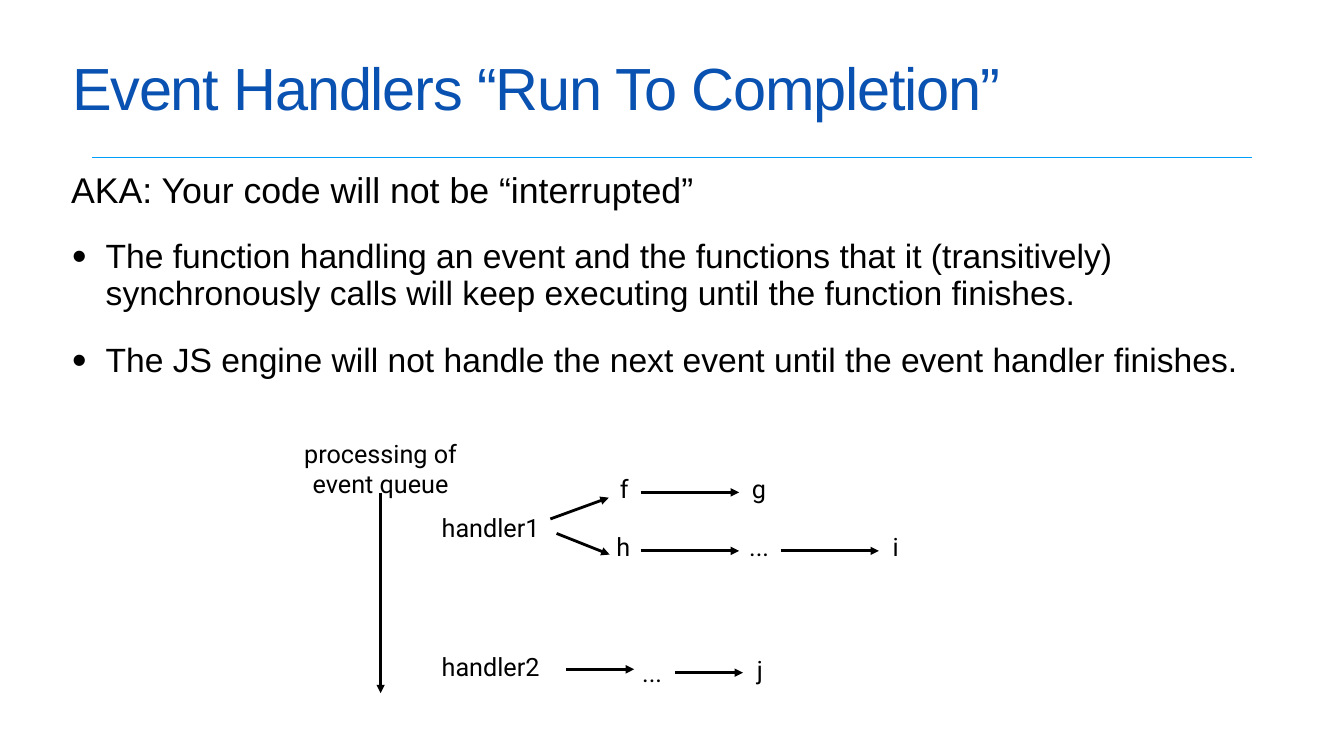
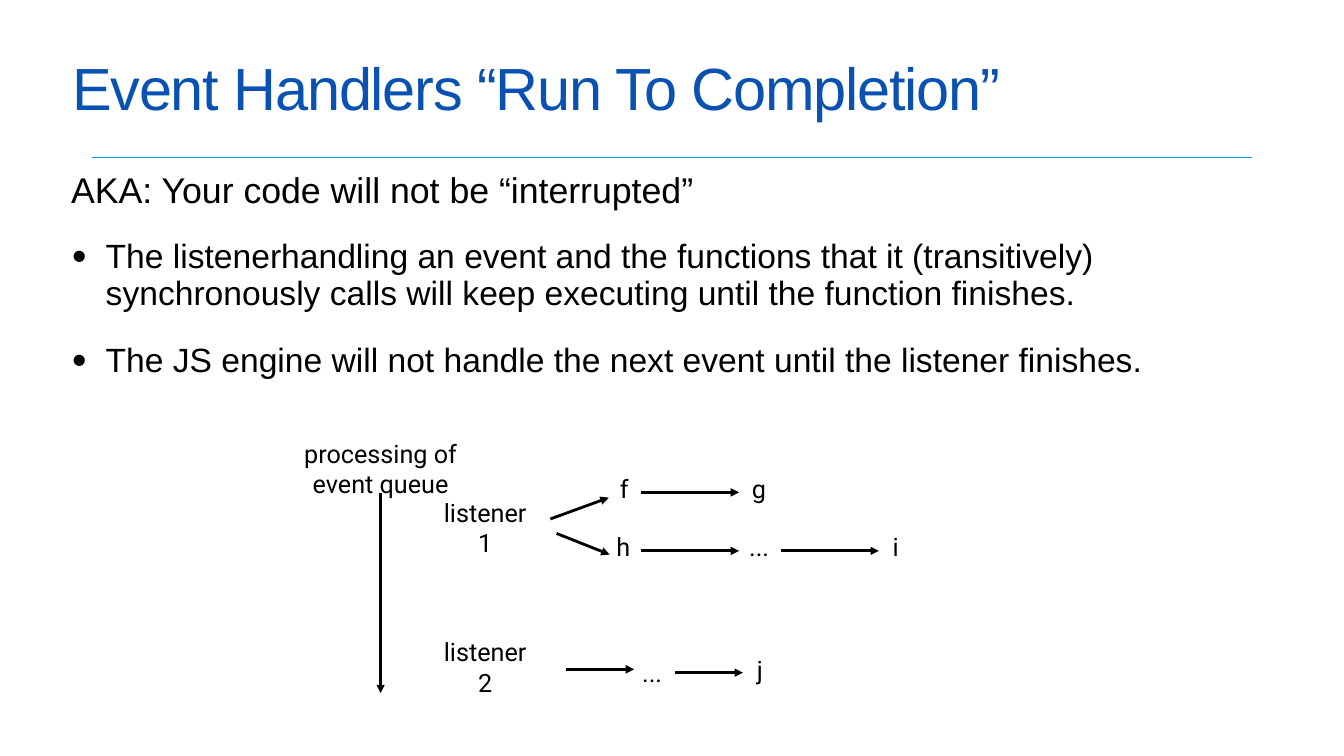
Before and after one commit to neu-se/CS4530-Spring-2022, a slide deck: slide 15 of Slides/Lesson 4.1 Concurrent Programming.pptx (slide 20 before the commit). Drawn at 1344x756 pixels with LibreOffice and Linux fonts; fonts in the diff are those of the drawing. Boxes give left, top, right and bottom in pixels: in the first picture for what was removed or moved away, otherwise in the second. Text is boxed around its words. In the diff, an @@ line names an element or a change of style, - is before the commit and + after.

```diff
--- a/Slides/Lesson 4.1 Concurrent Programming.pptx
+++ b/Slides/Lesson 4.1 Concurrent Programming.pptx
@@ text at <box>106,243,1142,379</box>: text changed @@
-• The function handling an event and the functions that it (transitively) synchronously calls will keep executing until the function finishes.
-• The JS engine will not handle the next event until the event handler finishes.
+• The listenerhandling an event and the functions that it (transitively) synchronously calls will keep executing until the function finishes.
+• The JS engine will not handle the next event until the listener finishes.
@@ text at <box>442,518,540,538</box>: text changed @@
-handler1
+listener1
@@ text at <box>442,657,540,677</box>: text changed @@
-handler2
+listener2
```
Also in this commit, not shown: 15 other slides changed, 5 slides removed, 1 other file.
